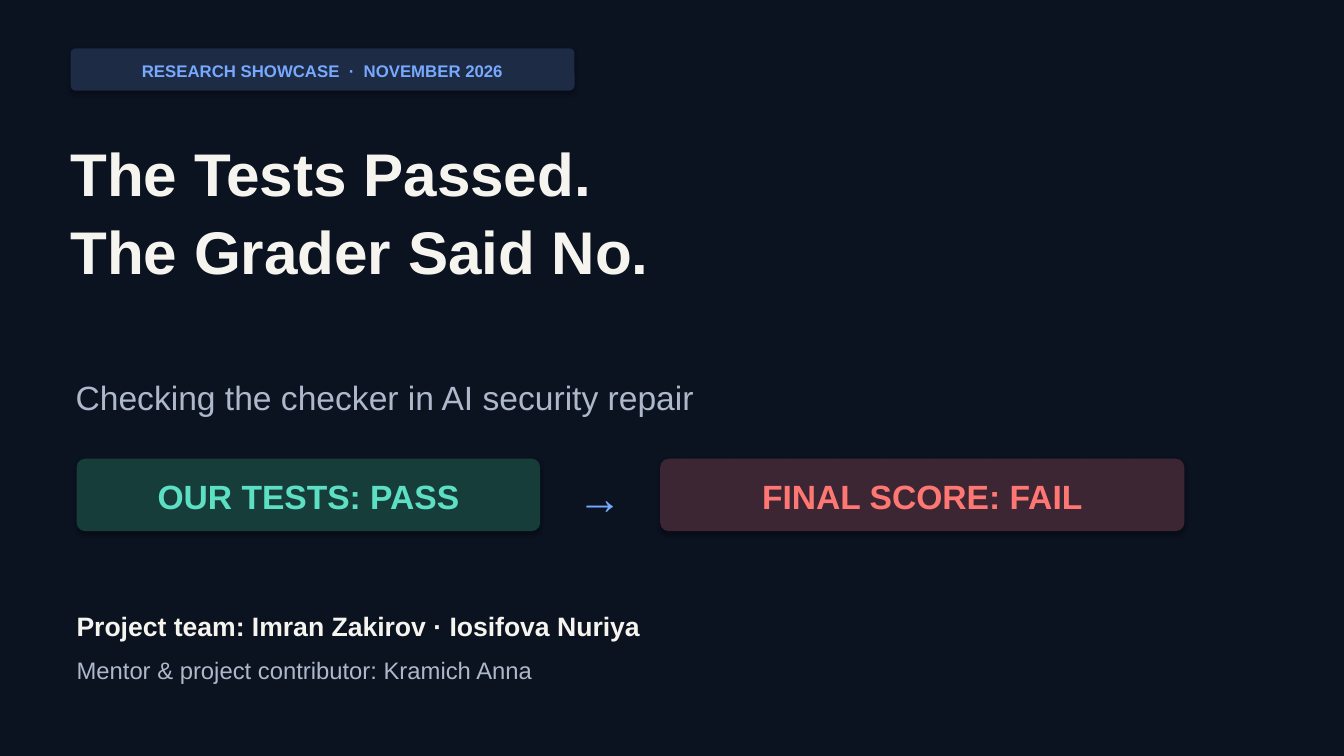
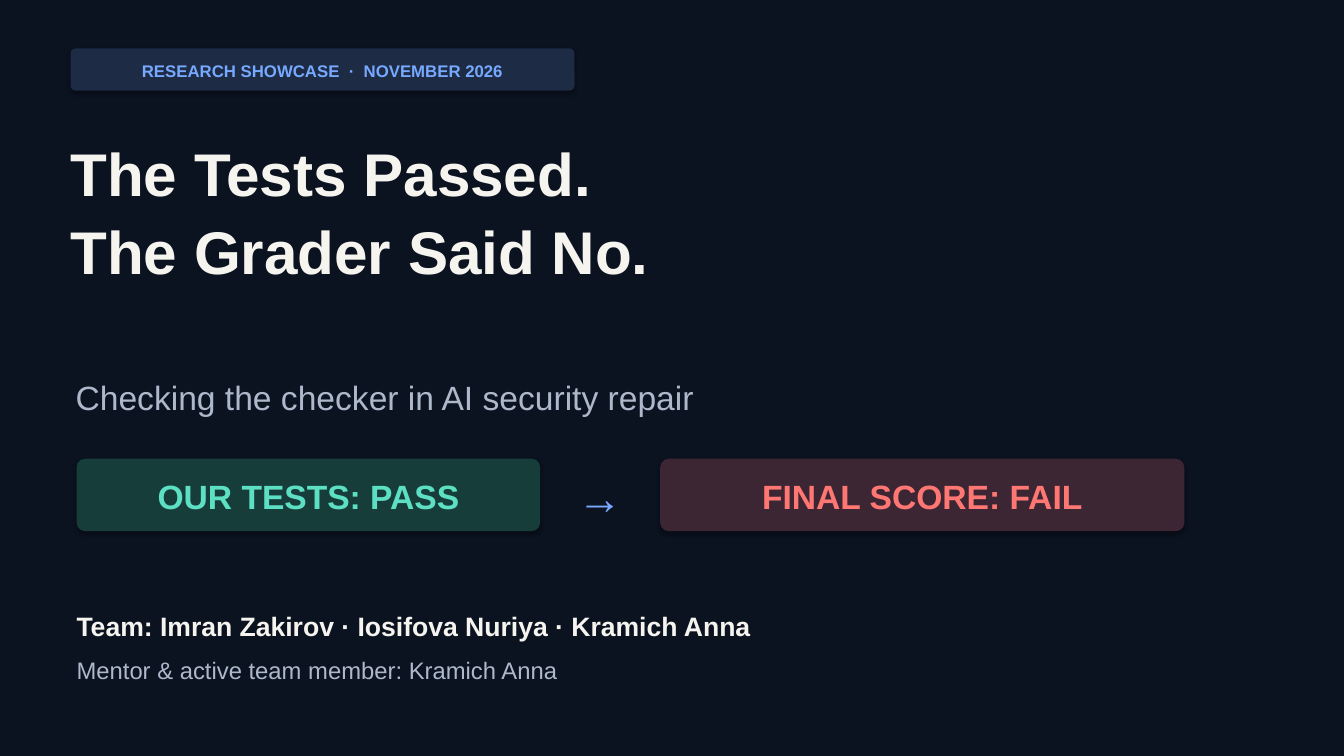
Before and after one commit to Imranqsl212/AiResearch, a slide deck: slide 1 of showcase/2026-11-08/Zakirov_Iosifova_AI_Checker_Audit_Slides.pptx. Drawn at 1344x756 pixels with LibreOffice and Linux fonts; fonts in the diff are those of the drawing. Boxes give left, top, right and bottom in pixels: in the first picture for what was removed or moved away, otherwise in the second. Text is boxed around its words. In the diff, an @@ line names an element or a change of style, - is before the commit and + after.

```diff
--- a/showcase/2026-11-08/Zakirov_Iosifova_AI_Checker_Audit_Slides.pptx
+++ b/showcase/2026-11-08/Zakirov_Iosifova_AI_Checker_Audit_Slides.pptx
@@ text at [77,616,750,642]: text changed @@
-Project team: Imran Zakirov · Iosifova Nuriya
+Team: Imran Zakirov · Iosifova Nuriya · Kramich Anna
@@ text at [77,661,557,679]: text changed @@
-Mentor & project contributor: Kramich Anna
+Mentor & active team member: Kramich Anna
```
Also in this commit, not shown: 4 other slides changed, 1 slide added, 1 slide removed, 19 other files.
